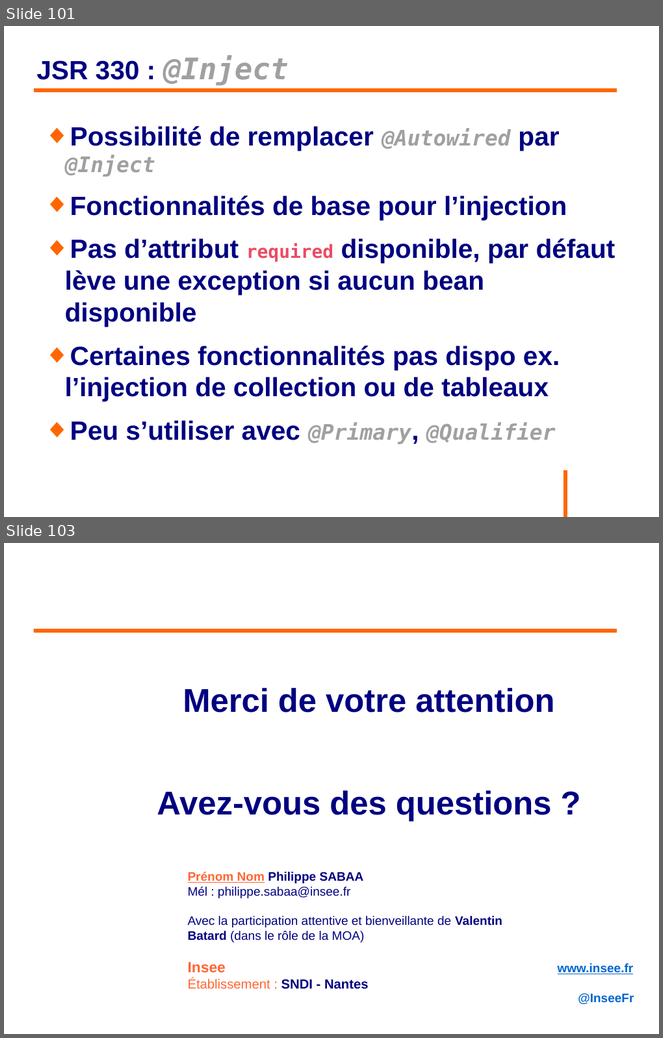
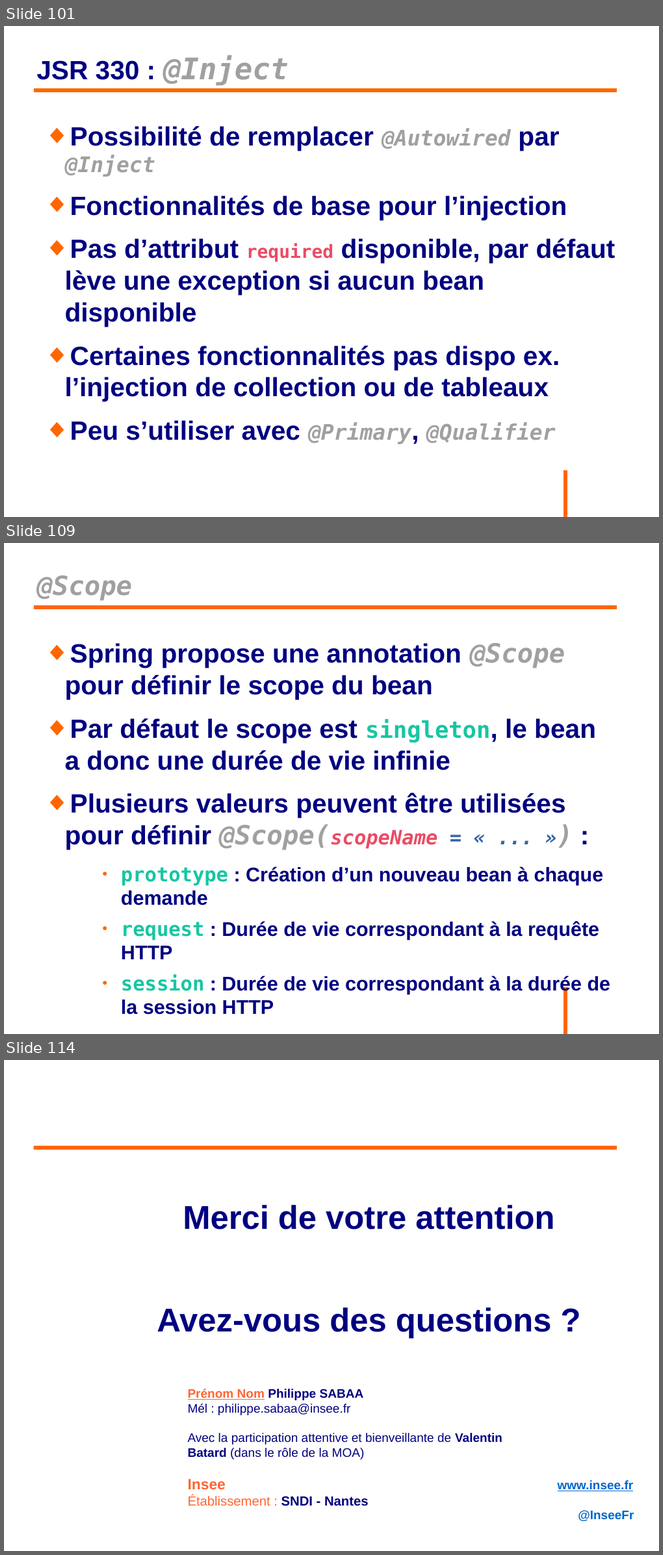
Before and after one commit to philphils/formation-spring, a slide deck: Documentation/diapo_formation_spring.odp. Shown one above the other, each under a label of ours: slides 101 and 103 before the commit, slides 101, 109 and 114 after it; the slides between them are not shown. The pictures are 663x1038 and 663x1555 pixels, drawn with LibreOffice and Linux fonts; fonts in the diff are those of the drawing; background and template pictures are left out. Boxes give left, top, right and bottom in pixels: in the first picture for what was removed or moved away, otherwise in the second. Text is boxed around its words. In the diff, an @@ line names an element or a change of style, - is before the commit and + after.

```diff
--- a/Documentation/diapo_formation_spring.odp
+++ b/Documentation/diapo_formation_spring.odp
@@ slide 109 added at [4,543,659,1034], background #FFFFFF; not listed: 1 template element that a slide beside it also shows @@
@@ title added at [36,575,132,601], 32 pt, text #A0A0A0, bold, italic @@
+@Scope
@@ line added from (34, 607) to (618, 607), #FF6600 4.54 pt @@
@@ text added at [65,643,611,1015], 32 pt, text #000080, bold @@
+◆ Spring propose une annotation @Scope pour définir le scope du bean
+◆ Par défaut le scope est singleton, le bean a donc une durée de vie infinie
+◆ Plusieurs valeurs peuvent être utilisées pour définir @Scope(scopeName = « ... ») :
+    ● prototype : Création d’un nouveau bean à chaque demande
+    ● request : Durée de vie correspondant à la requête HTTP
+    ● session : Durée de vie correspondant à la durée de la session HTTP
@@ what was slide 103 is now slide 114 @@
```
Also in this commit, not shown: 2 slides changed, 10 other slides added.
